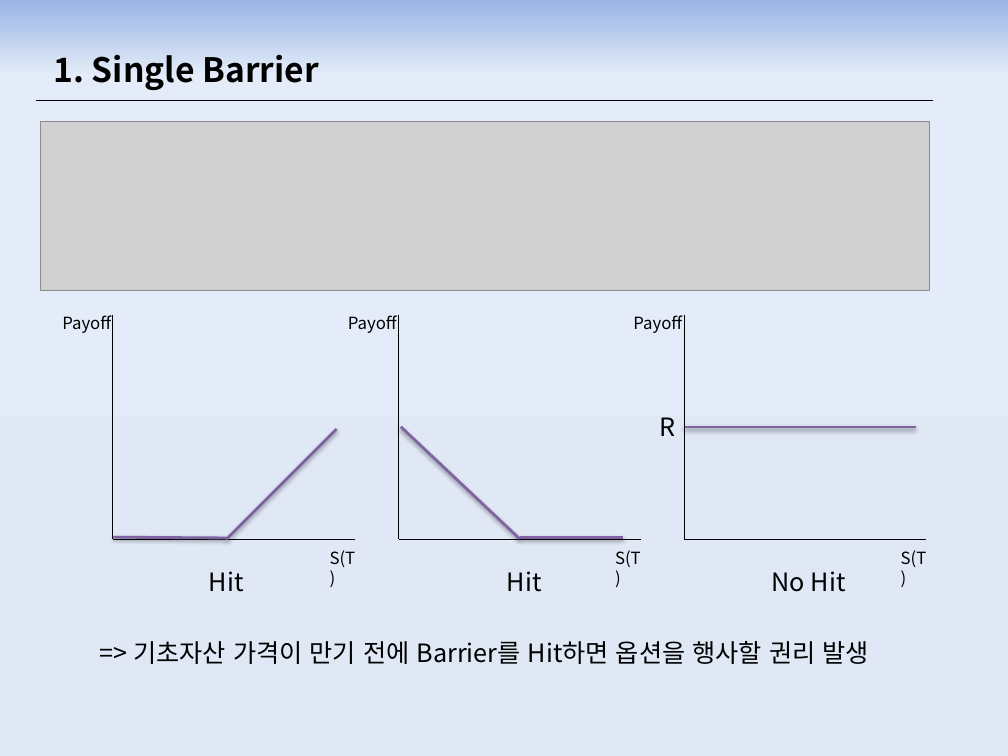
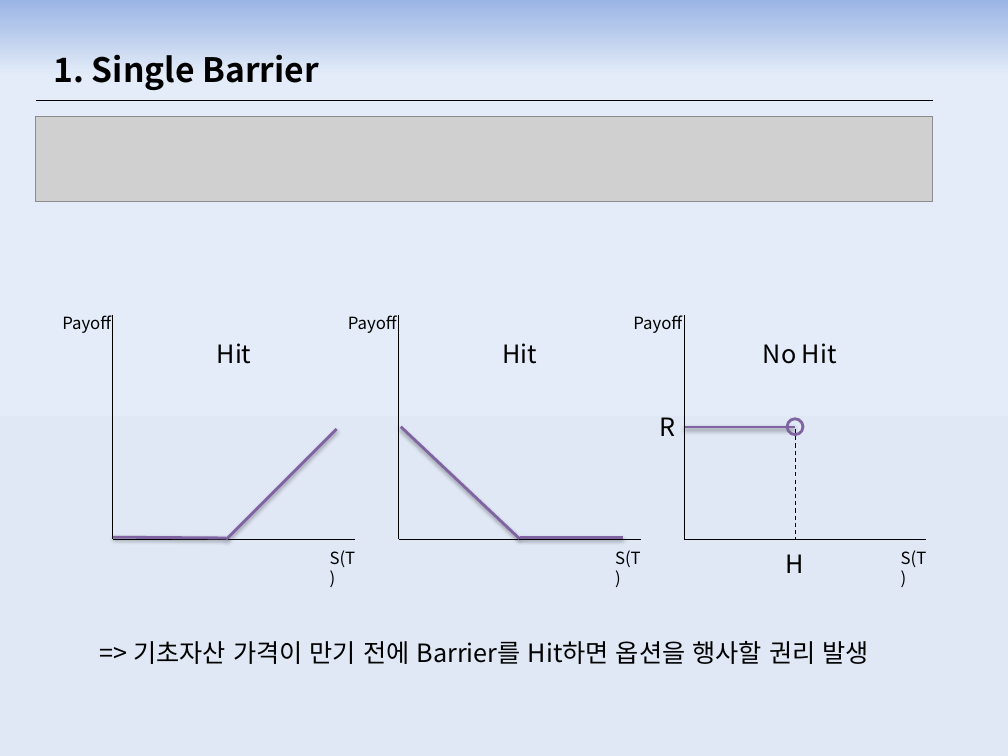
Before and after one commit to zndrke/Financial-Product, a slide deck: slide 2 of 선물옵션/옵션Payoff.pptx. Drawn at 1008x756 pixels with LibreOffice and Linux fonts; fonts in the diff are those of the drawing; grey boxes stand for pictures. Boxes give left, top, right and bottom in pixels: in the first picture for what was removed or moved away, otherwise in the second. Text is boxed around its words. In the diff, an @@ line names an element or a change of style, - is before the commit and + after.

```diff
--- a/선물옵션/옵션Payoff.pptx
+++ b/선물옵션/옵션Payoff.pptx
@@ picture added at (35, 116, 932, 202) @@
@@ picture removed at (40, 122, 929, 290) @@
@@ text "Hit": place and size @@
-text "Hit" at (209, 571, 244, 592)
+text "Hit" at (217, 343, 252, 364)
@@ text "Hit": place and size @@
-text "Hit" at (507, 571, 542, 592)
+text "Hit" at (502, 343, 537, 364)
@@ text "No Hit": place and size @@
-text "No Hit" at (772, 571, 846, 592)
+text "No Hit" at (763, 343, 837, 364)
@@ ellipse added at (787, 418, 803, 434), outline #8064A2 2 pt @@
@@ line moved from (684, 427) - (915, 427) to (684, 427) - (795, 427) @@
@@ line added from (795, 429) to (795, 539), #000000 0.75 pt dashed @@
@@ text added at (786, 554, 804, 573), 18 pt, text #000000 @@
+H
```
Also in this commit, not shown: 12 other slides changed, 3 slides added, 2 other files.
